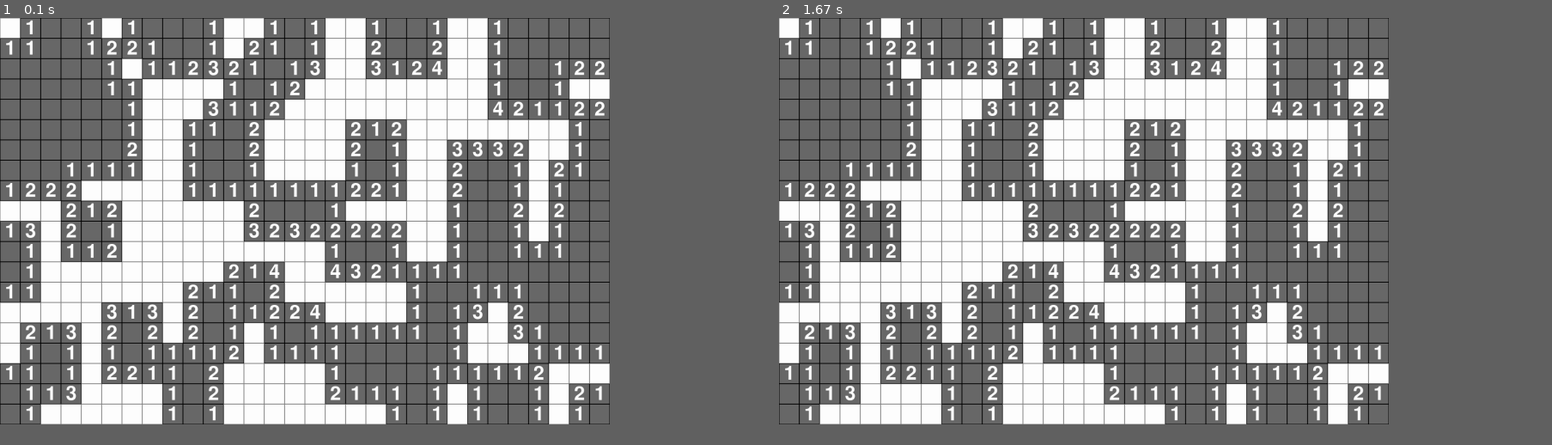
Above: before the commit, frames 1-2 (left to right).
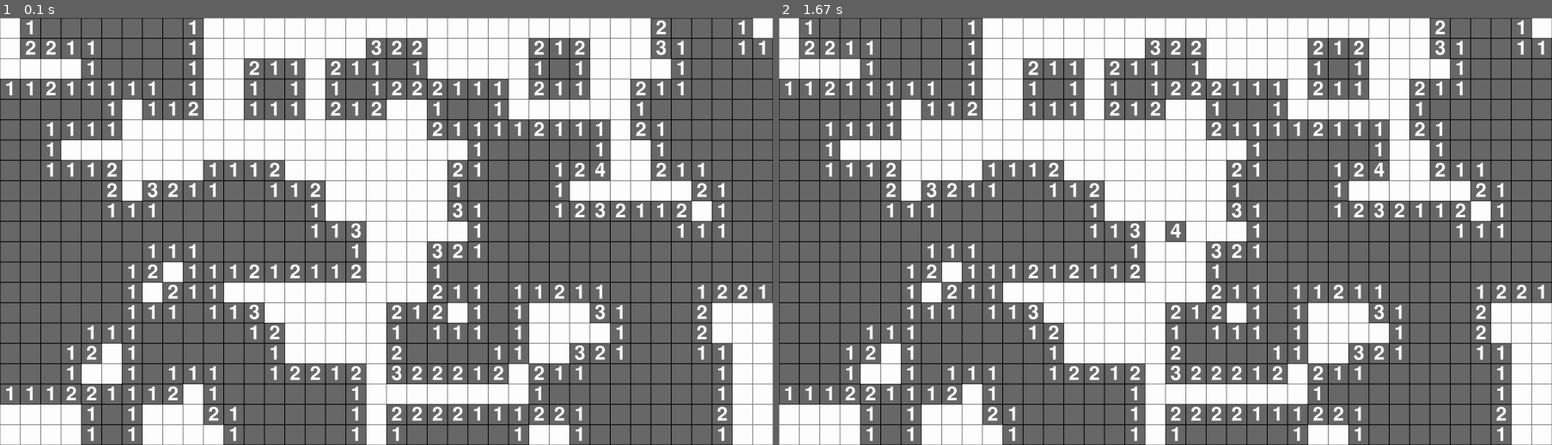
Above: after the commit, the same moments.

Repository: norbik2004/pygame_saper
Game: pygame game, started from main.py
The game is run twice, just before and just after one commit, with the same random seed, the same clock (stepped at 60 frames per second) and the same inputs.
Inputs (mouse positions are in pixels of both pictures, inside the frame that each line leads up to):
- Up to frame 1 (0.1 s): no input
- Up to frame 2 (1.67 s): click (1165, 231) at 0.38 s
In our replay, the window is 710x473 before the commit and 900x497 after it. These sizes can differ from the game's own. Grey fills any space a smaller window leaves; there, only what the larger window draws over its background counts as a difference.

The runs differ from the first frame. In frame 1, 47% of the frame differs, in the area x 0-100%, y 0-100%; in frame 2, 47%.

Commit message:
only win conditions need to be added

Diff:
--- a/main.py
+++ b/main.py
@@ -4,7 +4,7 @@
 pygame.init()
 
 # Change these variables to increase game field, remember that width and height has to be dividable by 50 because of the textures
-WIDTH, HEIGHT = 1500, 1000
+WIDTH, HEIGHT = 1900, 1050
 MINES_AMOUNT = 100
 UNIT_SIZE = 50
 
